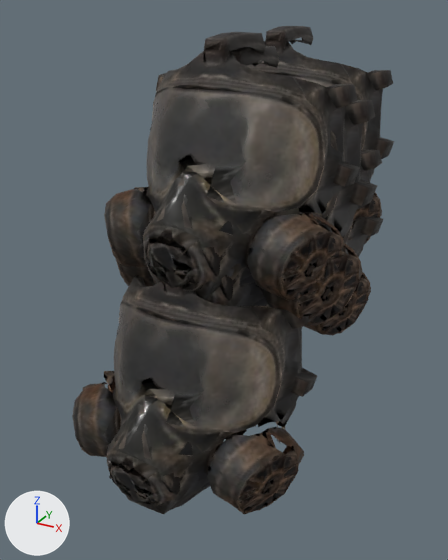
Renders of the glTF model game/public/assets/models/outfit-gasmask.glb from each side of a commit.
Camera for both pictures: a camera (50 mm lens) standing at (0.205, -0.513, 1.714) and looking at (-0.003, -0.134, 1.524). Lighting does not change. The marker at lower left points along +X, +Y and +Z. The picture after the commit comes second. Vertices at exactly the same position are counted once.

Names of what the first picture shows: 'Outfit_gasmask__agent', 'Outfit_gasmask__courier', 'Outfit_gasmask__heavyset', 'Outfit_gasmask__lastshift', 'Outfit_gasmask__tall'.
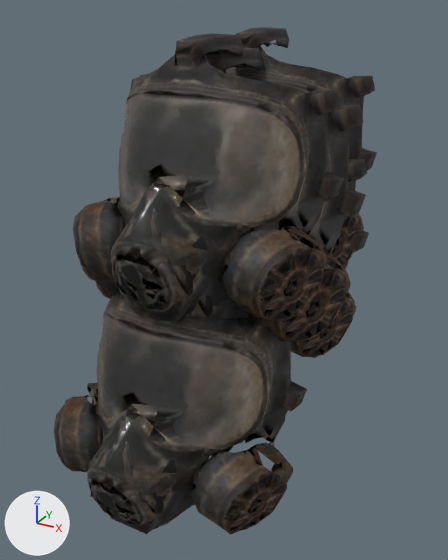
The change, as a list of edits to the scene's bpy script:
```text
Change me_outfit_gasmask__lastshift:
    used by ob_outfit_gasmask__lastshift; location = (0.0, 0.0, 0.0)
    remove me_outfit_gasmask__lastshift.from_pydata(...)  # 1338 vertices, 2841 faces; spans x -0.108..0.081, y -0.102..0.024, z 1.516..1.7
    add me_outfit_gasmask__lastshift.from_pydata(...)  # 1338 vertices, 2841 faces; spans x -0.108..0.081, y -0.154..-0.027, z 1.516..1.7
    me_outfit_gasmask__lastshift part 1: the whole mesh is moved by (0.0, -0.051, 0.0)
Change me_outfit_gasmask__courier:
    used by ob_outfit_gasmask__courier; location = (0.0, 0.0, 0.0)
    remove me_outfit_gasmask__courier.from_pydata(...)  # 1338 vertices, 2841 faces; spans x -0.097..0.086, y -0.209..-0.087, z 1.521..1.698
    add me_outfit_gasmask__courier.from_pydata(...)  # 1338 vertices, 2841 faces; spans x -0.097..0.086, y -0.243..-0.12, z 1.521..1.698
    me_outfit_gasmask__courier part 2: the whole mesh is moved by (0.0, -0.034, 0.0)
Change me_outfit_gasmask__agent:
    used by ob_outfit_gasmask__agent; location = (0.0, 0.0, 0.0)
    remove me_outfit_gasmask__agent.from_pydata(...)  # 1338 vertices, 2841 faces; spans x -0.1..0.084, y -0.261..-0.138, z 1.378..1.556
    add me_outfit_gasmask__agent.from_pydata(...)  # 1338 vertices, 2841 faces; spans x -0.1..0.084, y -0.281..-0.158, z 1.378..1.556
    me_outfit_gasmask__agent part 3: the whole mesh is moved by (0.0, -0.02, 0.0)
Change me_outfit_gasmask__heavyset:
    used by ob_outfit_gasmask__heavyset; location = (0.0, 0.0, 0.0)
    remove me_outfit_gasmask__heavyset.from_pydata(...)  # 1338 vertices, 2841 faces; spans x -0.108..0.093, y -0.195..-0.06, z 1.493..1.688
    add me_outfit_gasmask__heavyset.from_pydata(...)  # 1338 vertices, 2841 faces; spans x -0.108..0.093, y -0.223..-0.088, z 1.493..1.688
    me_outfit_gasmask__heavyset part 4: the whole mesh is moved by (0.0, -0.028, 0.0)
Change me_outfit_gasmask__tall:
    used by ob_outfit_gasmask__tall; location = (0.0, 0.0, 0.0)
    remove me_outfit_gasmask__tall.from_pydata(...)  # 1338 vertices, 2841 faces; spans x -0.094..0.09, y -0.144..-0.021, z 1.464..1.643
    add me_outfit_gasmask__tall.from_pydata(...)  # 1338 vertices, 2841 faces; spans x -0.094..0.09, y -0.183..-0.06, z 1.464..1.643
    me_outfit_gasmask__tall part 5: the whole mesh is moved by (0.0, -0.039, 0.0)
```

Location of each change, (x1, y1, x2, y2) in pixels of the pictures (448 x 560 px):
'Outfit_gasmask__courier', moved
    before: (104, 32, 360, 301)
    after: (73, 33, 344, 322)
'Outfit_gasmask__agent', moved
    before: (72, 275, 317, 514)
    after: (54, 287, 307, 535)
'Outfit_gasmask__heavyset', moved
    before: (116, 46, 377, 326)
    after: (95, 48, 366, 343)
'Outfit_gasmask__lastshift', moved
    before: (247, 26, 394, 244)
    after: (225, 27, 377, 268)
'Outfit_gasmask__tall', moved
    before: (265, 150, 383, 336)
    after: (290, 159, 369, 358)
